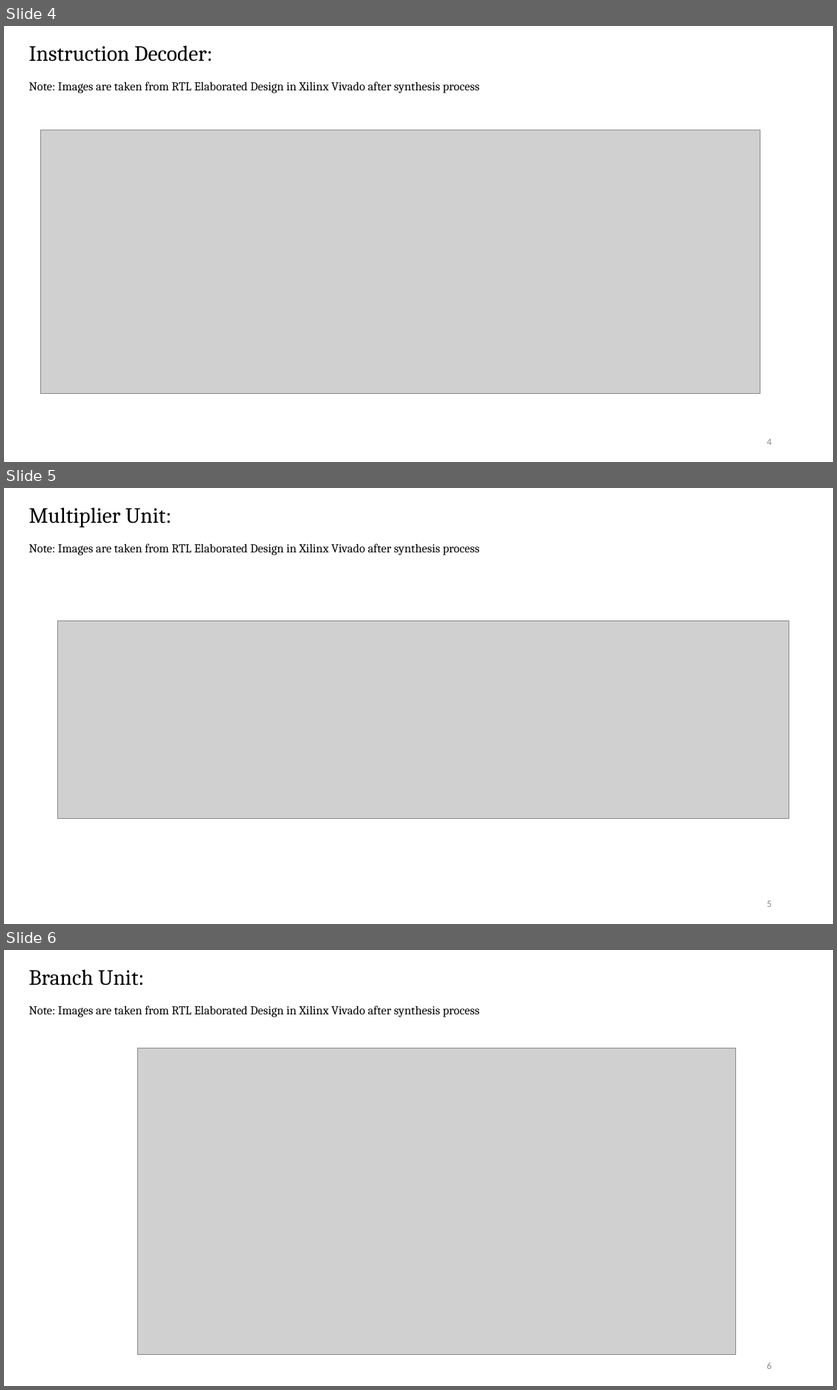
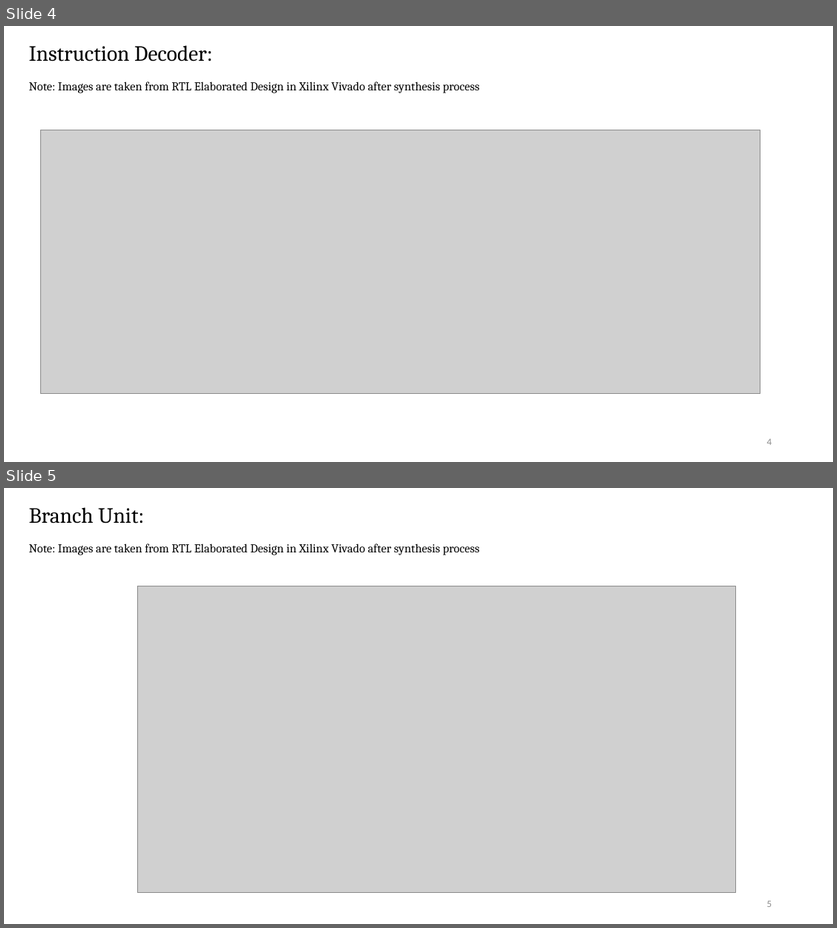
Before and after one commit to phoeniX-Digital-Design/phoeniX, a slide deck: Documents/RV32 CPU Design - August 13th.pptx. Shown one above the other, each under a label of ours: slides 4, 5 and 6 before the commit, slides 4 and 5 after it. The pictures are 837x1390 and 837x928 pixels, drawn with LibreOffice and Linux fonts; fonts in the diff are those of the drawing; grey boxes stand for pictures. Boxes give left, top, right and bottom in pixels: in the first picture for what was removed or moved away, otherwise in the second. Text is boxed around its words. In the diff, an @@ line names an element or a change of style, - is before the commit and + after.

```diff
--- a/Documents/RV32 CPU Design - August 13th.pptx
+++ b/Documents/RV32 CPU Design - August 13th.pptx
@@ slide 5 removed at bbox=[4, 488, 833, 924], background #FFFFFF @@
@@ text removed at bbox=[29, 507, 480, 555] @@
-Multiplier Unit:
-Note: Images are taken from RTL Elaborated Design in Xilinx Vivado after synthesis process
@@ picture removed at bbox=[57, 620, 788, 819] @@
@@ page number removed at bbox=[767, 900, 772, 907] @@
-5
@@ what was slide 6 is now slide 5 @@
@@ page number at bbox=[767, 900, 772, 907]: text changed @@
-6
+5
```
Also in this commit, not shown: 2 slides changed, 1 slide added, 1 other slide removed, 1 other file.
